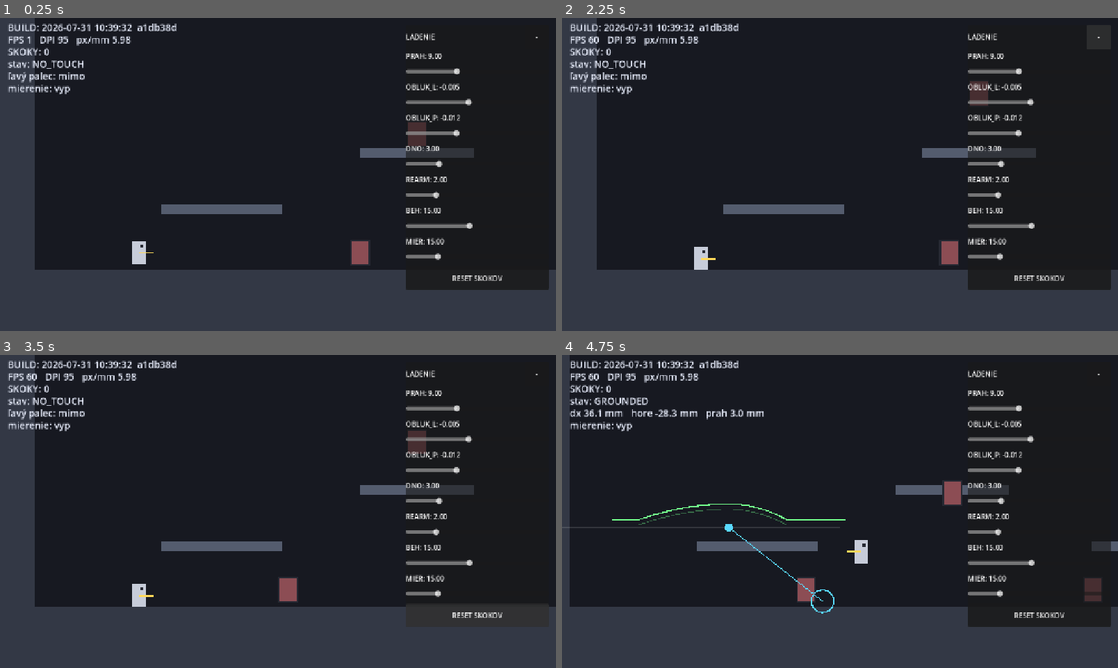
Above: before the commit, frames 1-4 (two rows, left to right).
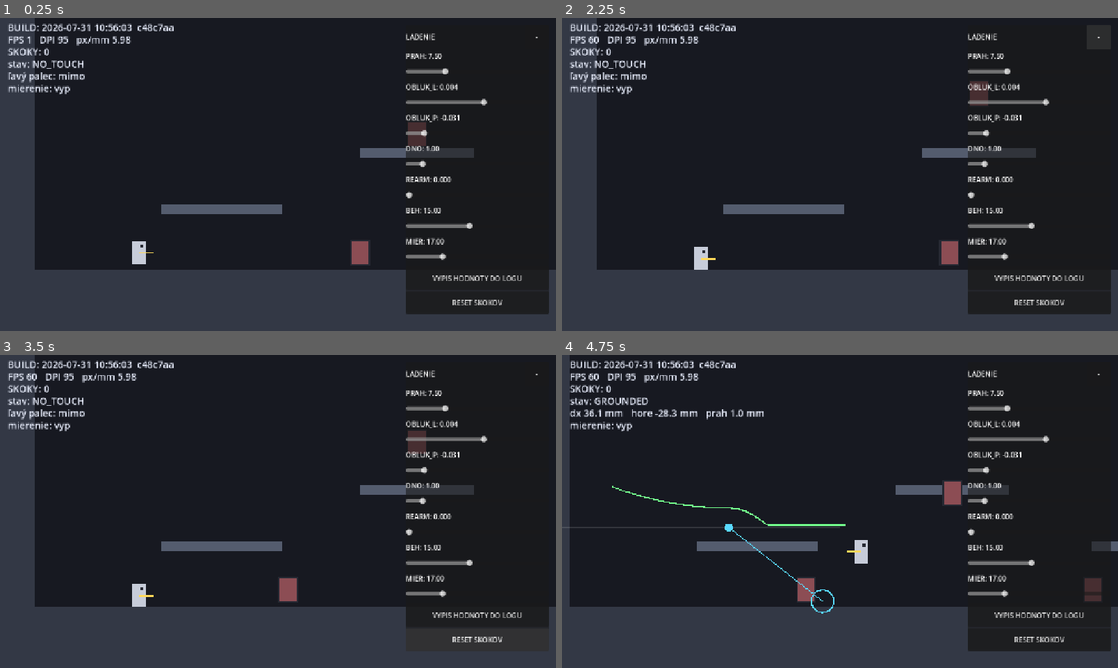
Above: after the commit, the same moments.

Repository: belispav/slavs
Game: Godot game, scene res://scenes/main.tscn
Same seed, same stepped clock (60 frames per second), same inputs: the game is played once before the commit and once after it.
Inputs (mouse positions are in pixels of both pictures, inside the frame that each line leads up to):
- Up to frame 1 (0.25 s): no input
- Up to frame 2 (2.25 s): click (1040, 277) at 0.5 s, where only the run after the commit has a clickable "VYPIS HODNOTY DO LOGU"; click "-" at 1.25 s; click "+" at 2 s
- Up to frame 3 (3.5 s): click "RESET SKOKOV" at 2.75 s
- Up to frame 4 (4.75 s): move the mouse to (962, 495) at 3.52 s; hold D 3.53-4.25 s; hold J 3.53-4.25 s; click (962, 495) at 3.67 s; tap W at 3.77 s; drag from (728, 527) to (823, 602) at 4.27 s

The runs differ from the first frame. In frame 1, 2.9% of the frame differs, in the area x 19-99%, y 1-95%; in frame 2, 2.9%; in frame 3, 1.1%; in frame 4, 3.3%, in the area x 9-99%, y 1-95%.

Commit message:
F1: persist measured control values, allow zero hysteresis, add value dump button

Diff:
--- a/volya/config/control_config.tres
+++ b/volya/config/control_config.tres
@@ -2,14 +2,17 @@
 
 [ext_resource type="Script" path="res://scripts/control_config.gd" id="1_cfg"]
 
+; Hodnoty namerane Pavlom na Samsungu SM-S731B pocas F1, 2026-07-31.
+; Nemenit odhadom - menit len podla dalsieho merania na zariadeni.
+
 [resource]
 script = ExtResource("1_cfg")
-j0_mm = 9.0
-k_arc_left = -0.005
-k_arc_right = -0.012
-j_min_mm = 3.0
-hysteresis_mm = 2.0
+j0_mm = 7.5
+k_arc_left = 0.004
+k_arc_right = -0.031
+j_min_mm = 1.0
+hysteresis_mm = 0.0
 run_deadzone_mm = 1.5
 run_saturation_mm = 15.0
 aim_deadzone_mm = 2.5
-aim_recenter_mm = 15.0
+aim_recenter_mm = 17.0
--- a/volya/scripts/build_stamp.gd
+++ b/volya/scripts/build_stamp.gd
@@ -5,4 +5,4 @@
 ##
 ## ZAMERNE tu NIE JE class_name: globalne nazvy tried su v cache, ktoru
 ## headless export neobnovuje, a export by na tom padol.
-const STAMP := "2026-07-31 10:39:32  a1db38d"
+const STAMP := "2026-07-31 10:56:03  c48c7aa"
--- a/volya/scripts/control_config.gd
+++ b/volya/scripts/control_config.gd
@@ -26,10 +26,20 @@
 
 ## Hard floor for the threshold, so the dome can never reach zero and fire
 ## jumps by itself at full sideways extension.
-@export_range(1.0, 10.0, 0.1) var j_min_mm: float = 3.0
+##
+## F1 finding: this matters far less than expected. The anchor is wherever the
+## thumb first lands, which is almost never the very bottom edge of the screen,
+## so there is normally room below the dome anyway. A high floor only gets in
+## the way. Measured preference: 1.0.
+@export_range(0.0, 10.0, 0.1) var j_min_mm: float = 1.0
 
 ## How far back down (below the arc) the thumb must drag to re-arm the jump.
-@export_range(0.5, 10.0, 0.1) var hysteresis_mm: float = 2.0
+##
+## F1 finding: measured preference is 0 — any required travel reads as the
+## control refusing to respond. Kept as a knob because 0 removes the only
+## protection against flutter at the boundary; if the jump counter starts
+## showing unintended jumps, this is the first value to raise.
+@export_range(0.0, 8.0, 0.1) var hysteresis_mm: float = 0.0
 
 ## Sideways movement smaller than this is ignored (micro-jitter).
 @export_range(0.0, 6.0, 0.1) var run_deadzone_mm: float = 1.5
--- a/volya/scripts/debug_overlay.gd
+++ b/volya/scripts/debug_overlay.gd
@@ -91,14 +91,20 @@
 		func(v: float) -> void: Touch.config.k_arc_left = v)
 	_add_slider("OBLUK_P", -0.04, 0.04, 0.001, Touch.config.k_arc_right,
 		func(v: float) -> void: Touch.config.k_arc_right = v)
-	_add_slider("DNO", 1.0, 10.0, 0.5, Touch.config.j_min_mm,
+	_add_slider("DNO", 0.0, 10.0, 0.25, Touch.config.j_min_mm,
 		func(v: float) -> void: Touch.config.j_min_mm = v)
-	_add_slider("REARM", 0.5, 8.0, 0.25, Touch.config.hysteresis_mm,
+	_add_slider("REARM", 0.0, 8.0, 0.25, Touch.config.hysteresis_mm,
 		func(v: float) -> void: Touch.config.hysteresis_mm = v)
 	_add_slider("BEH", 3.0, 30.0, 0.5, Touch.config.run_saturation_mm,
 		func(v: float) -> void: Touch.config.run_saturation_mm = v)
 	_add_slider("MIER", 3.0, 60.0, 0.5, Touch.config.aim_recenter_mm,
 		func(v: float) -> void: Touch.config.aim_recenter_mm = v)
+
+	var dump := Button.new()
+	dump.text = "VYPIS HODNOTY DO LOGU"
+	dump.custom_minimum_size = Vector2(0, 52)
+	rows.add_child(dump)
+	dump.pressed.connect(_dump_values)
 
 	var reset := Button.new()
 	reset.text = "RESET SKOKOV"
@@ -158,6 +164,28 @@
 		setter.call(v)
 		lbl.text = "%s: %s" % [label_text, _fmt(v)]
 	)
+
+
+## Vypise vsetky aktualne hodnoty do logu, aby sa nemuseli opisovat z displeja.
+## V termináli ich vidis v zivom logcate a mozes ich rovno skopirovat.
+func _dump_values() -> void:
+	var c: ControlConfig = Touch.config
+	print("")
+	print("=== VOLYA ladenie ovladania ===")
+	print("build            = ", BuildStampScript.STAMP)
+	print("j0_mm            = ", c.j0_mm)
+	print("k_arc_left       = ", c.k_arc_left)
+	print("k_arc_right      = ", c.k_arc_right)
+	print("j_min_mm         = ", c.j_min_mm)
+	print("hysteresis_mm    = ", c.hysteresis_mm)
+	print("run_deadzone_mm  = ", c.run_deadzone_mm)
+	print("run_saturation_mm= ", c.run_saturation_mm)
+	print("aim_deadzone_mm  = ", c.aim_deadzone_mm)
+	print("aim_recenter_mm  = ", c.aim_recenter_mm)
+	print("skokov spolu     = ", Touch.jump_count)
+	print("dpi = ", Touch.raw_dpi, "  px_per_mm = ", Touch.px_per_mm)
+	print("===============================")
+	print("")
 
 
 func _fmt(v: float) -> String:
Not shown, added: ref/Gemini_Generated_Image_9rxvty9rxvty9rxv.png
Not shown, added: ref/Gemini_Generated_Image_dn5e2odn5e2odn5e.png
Not shown, added: ref/Gemini_Generated_Image_tz8zmotz8zmotz8z.png
